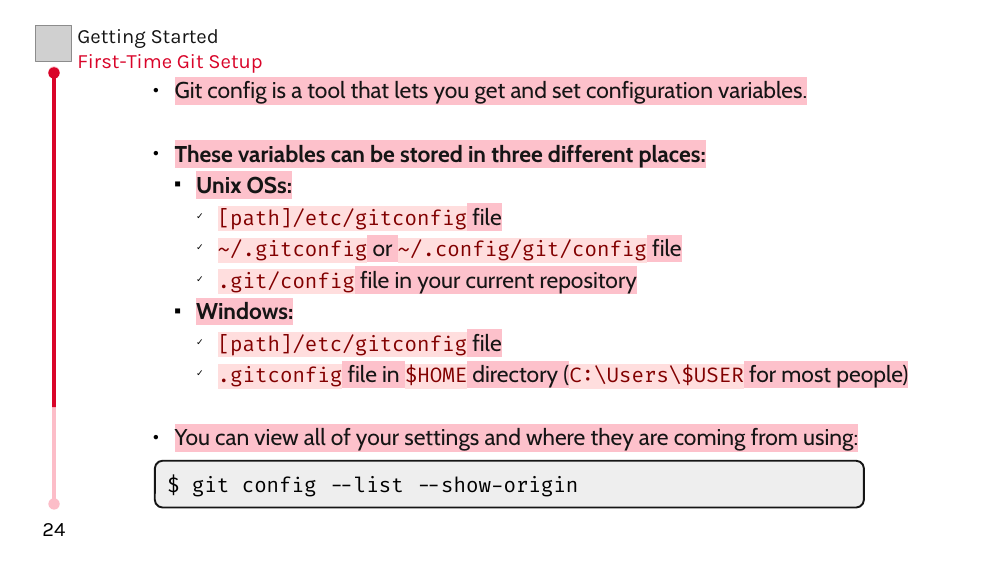
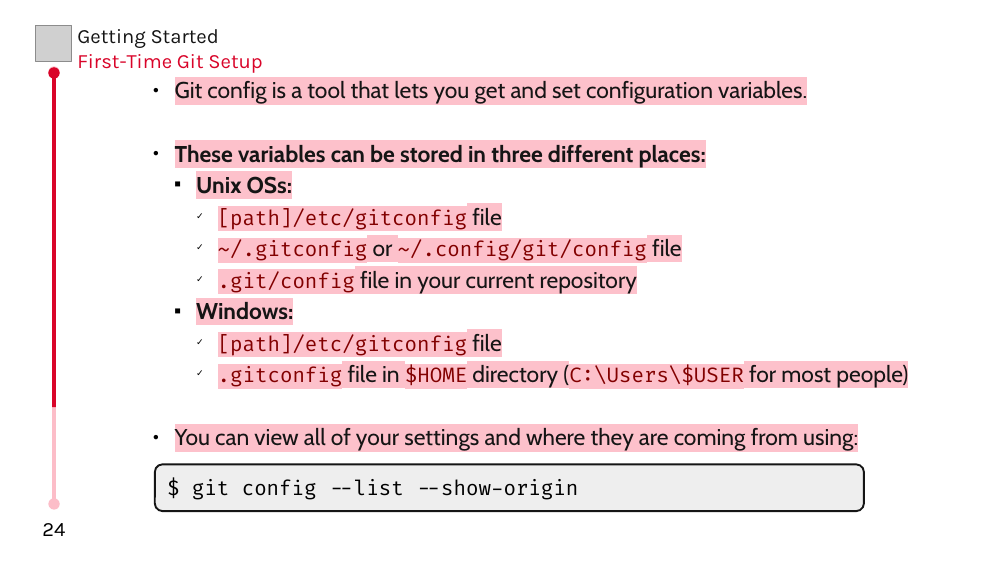
Before and after one commit to MHBahrampour/git-presentation-files, a slide deck: slide 24 of Chapter 1.odp. Drawn at 1008x567 pixels with LibreOffice and Linux fonts; fonts in the diff are those of the drawing; grey boxes stand for pictures. Boxes give left, top, right and bottom in pixels: in the first picture for what was removed or moved away, otherwise in the second. Text is boxed around its words. In the diff, an @@ line names an element or a change of style, - is before the commit and + after.

```diff
--- a/Chapter 1.odp
+++ b/Chapter 1.odp
@@ text at (218, 208, 908, 389): highlight #FFDEDE to #FDC1CB in "[path]/etc/gitconfig", "~/.gitconfig ~/.config/git/config", ".git/config", "[path]/etc/gitconfig" and 1 more places @@
@@ rounded rectangle "$ git config --list --show-origin": place and size @@
-rounded rectangle "$ git config --list --show-origin" at (155, 461, 864, 508)
+rounded rectangle "$ git config --list --show-origin" at (155, 465, 864, 511)
```
Also in this commit, not shown: 1 other slide changed, 1 other file.
